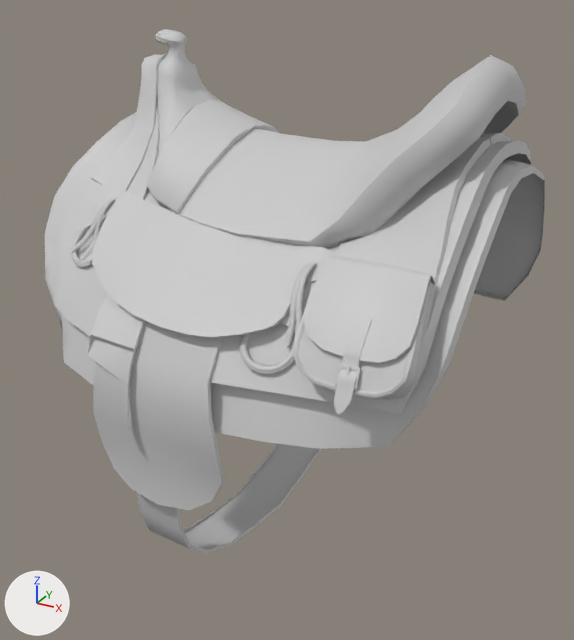
The FBX model Assets/Resources/FlyTack/Fly Saddle Edited.fbx: old version first, new version second.
Both versions are drawn from a camera (50 mm lens) standing at (0.483, -0.841, 0.426) and looking at (0.02, 0.0, 0.005). Every picture has the same lights, and +X, +Y and +Z are marked at lower left. The first picture is the older version.

Script lines for the objects in view, before the commit:
```python
me_fly_saddle_mesh = bpy.data.meshes.new('Fly Saddle Mesh')
me_fly_saddle_mesh.from_pydata(...)  # 4642 vertices, 8146 faces; spans x -0.243..0.306, y -0.28..0.28, z -0.301..0.36
me_fly_saddle_mesh.materials.append(mat_07___default)  # its picture is missing
ob_fly_saddle = bpy.data.objects.new('Fly Saddle', me_fly_saddle_mesh)
ob_fly_saddle.location = (0.0, 0.0, 0.0)
```
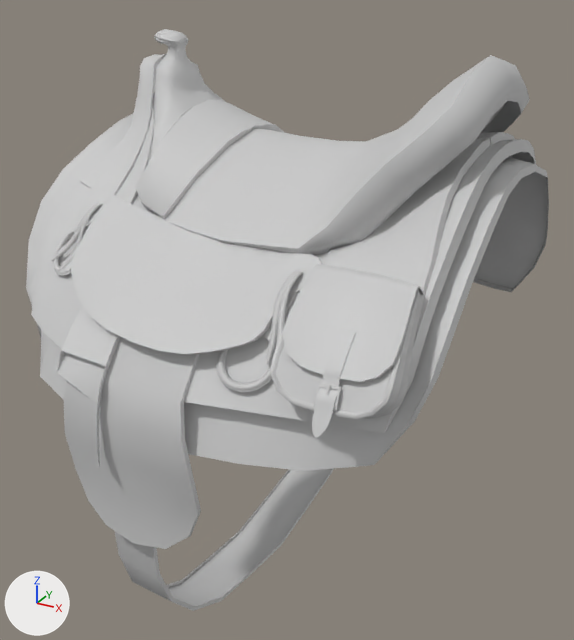
Location of each change, [x1, y1, x2, y2] in pixels of the pictures (574 x 640 px; the box of a moved part takes in the faces that stretch with it):
'Fly Saddle', reshaped, rescaled (11% taller): before [45, 29, 545, 554]; after [26, 29, 549, 611]
part 1 of me_fly_saddle_mesh, moved or reshaped: before [63, 325, 321, 554]; after [40, 339, 333, 611]

Diff of the bpy script that builds the scene:
```diff
--- a/Assets/Resources/FlyTack/Fly Saddle Edited.fbx.py
+++ b/Assets/Resources/FlyTack/Fly Saddle Edited.fbx.py
@@ me_fly_saddle_mesh @@
 # used by ob_fly_saddle; location = (0.0, 0.0, 0.0)
-me_fly_saddle_mesh.from_pydata(...)  # 4642 vertices, 8146 faces; spans x -0.243..0.306, y -0.28..0.28, z -0.301..0.36
+me_fly_saddle_mesh.from_pydata(...)  # 4642 vertices, 8146 faces; spans x -0.243..0.306, y -0.28..0.28, z -0.374..0.36
+# me_fly_saddle_mesh part 1: 172 of 4642 vertices moved; they spanned x -0.158..0.087, y -0.28..0.28, z -0.301..0.0 and now span x -0.158..0.087, y -0.28..0.28, z -0.374..-0.001; mean shift (0.0, 0.0, -0.022); largest move (-0.056, -0.14, -0.268) -> (-0.056, -0.14, -0.341)
 me_fly_saddle_mesh.materials.append(mat_07___default)
@@ ob_fly_saddle @@
 ob_fly_saddle.location = (0.0, 0.0, 0.0)
+ob_fly_saddle.scale = (1.0, 1.17, 1.0)
```
